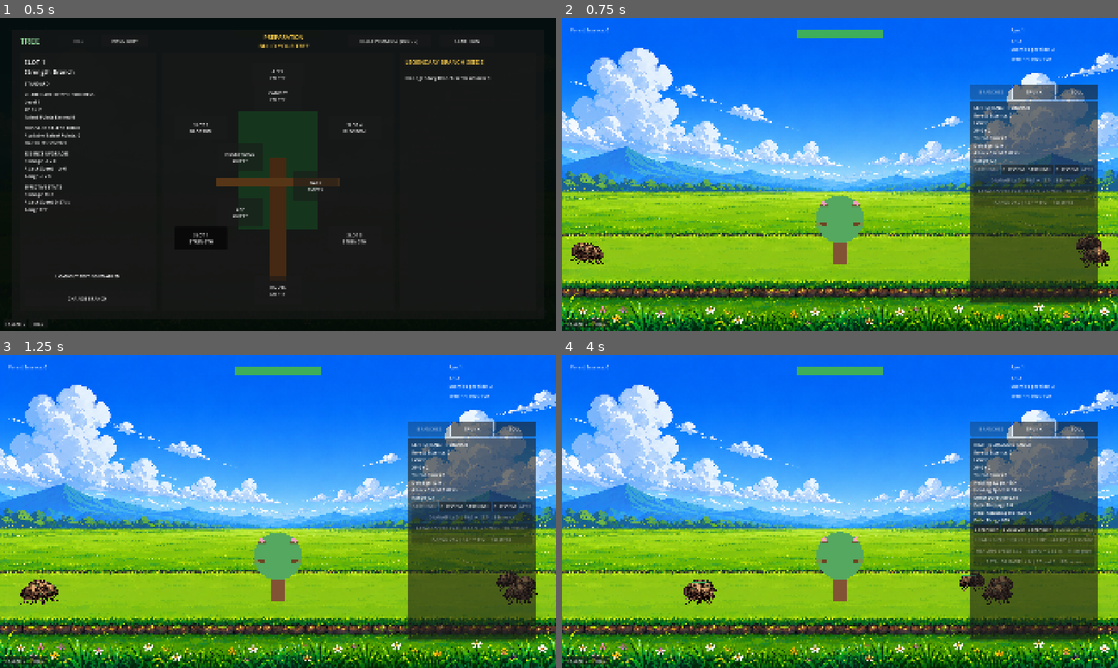
Above: before the commit, frames 1-4 (two rows, left to right).
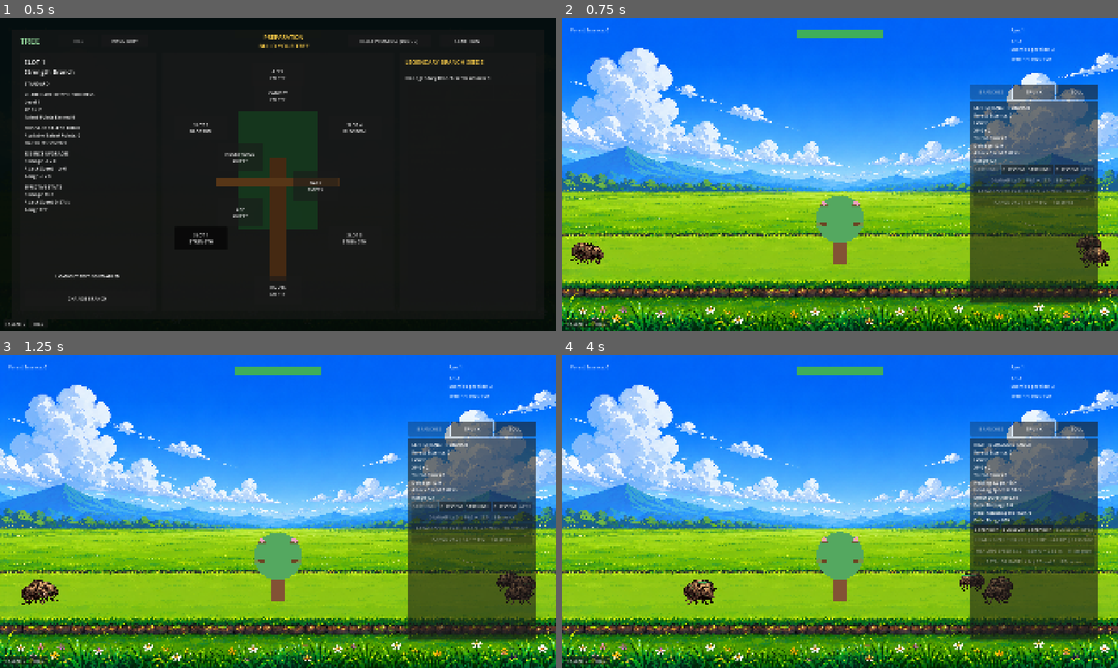
Above: after the commit, the same moments.

Repository: Triggggie/tree-guardian
Game: Godot game, scene res://scenes/main_world.tscn
Same seed, same stepped clock (60 frames per second), same inputs: the game is played once before the commit and once after it.
Inputs:
- Up to frame 1 (0.5 s): no input
- Up to frame 2 (0.75 s): click "START RUN" at 0.5 s
- Up to frame 3 (1.25 s): no input
- Up to frame 4 (4 s): click "BLOSSOM" at 1.25 s; click "STRENGTH" at 2 s; click "STRENGTH" at 2.75 s; click "BLOSSOM" at 3.5 s

Frame 1 is identical in both runs. In frame 2, 0.1% of the frame differs, in the area x 3-97%, y 69-79%; in frame 3, 0.3%; in frame 4, 0.5%, in the area x 21-82%, y 69-80%.

Commit message:
Animate Bark Beetle movement

Diff:
--- a/scenes/enemies/bark_beetle.tscn
+++ b/scenes/enemies/bark_beetle.tscn
@@ -4,7 +4,50 @@
 [ext_resource type="Script" path="res://scripts/enemies/components/enemy_health_component.gd" id="2_health"]
 [ext_resource type="Script" path="res://scripts/enemies/components/enemy_attack_component.gd" id="3_attack"]
 [ext_resource type="Script" path="res://scripts/enemies/components/enemy_movement_component.gd" id="4_movement"]
-[ext_resource type="Texture2D" path="res://resources/enemies/bark_beetle/bark_beetle_v1.png" id="5_bark_beetle_visual"]
+[ext_resource type="Texture2D" path="res://resources/enemies/bark_beetle/animations/bark_beetle_walk_v1.png" id="5_bark_beetle_walk"]
+
+[sub_resource type="AtlasTexture" id="AtlasTexture_walk_0"]
+atlas = ExtResource("5_bark_beetle_walk")
+region = Rect2(256, 0, 256, 256)
+
+[sub_resource type="AtlasTexture" id="AtlasTexture_walk_1"]
+atlas = ExtResource("5_bark_beetle_walk")
+region = Rect2(512, 0, 256, 256)
+
+[sub_resource type="AtlasTexture" id="AtlasTexture_walk_2"]
+atlas = ExtResource("5_bark_beetle_walk")
+region = Rect2(768, 0, 256, 256)
+
+[sub_resource type="AtlasTexture" id="AtlasTexture_walk_3"]
+atlas = ExtResource("5_bark_beetle_walk")
+region = Rect2(1024, 0, 256, 256)
+
+[sub_resource type="AtlasTexture" id="AtlasTexture_walk_4"]
+atlas = ExtResource("5_bark_beetle_walk")
+region = Rect2(1280, 0, 256, 256)
+
+[sub_resource type="SpriteFrames" id="SpriteFrames_bark_beetle_walk"]
+animations = [{
+"frames": [{
+"duration": 1.0,
+"texture": SubResource("AtlasTexture_walk_0")
+}, {
+"duration": 1.0,
+"texture": SubResource("AtlasTexture_walk_1")
+}, {
+"duration": 1.0,
+"texture": SubResource("AtlasTexture_walk_2")
+}, {
+"duration": 1.0,
+"texture": SubResource("AtlasTexture_walk_3")
+}, {
+"duration": 1.0,
+"texture": SubResource("AtlasTexture_walk_4")
+}],
+"loop": true,
+"name": &"walk",
+"speed": 8.0
+}]
 
 [sub_resource type="CircleShape2D" id="CircleShape2D_oij6s"]
 radius = 32.0
@@ -34,11 +77,12 @@
 
 [node name="Visual" type="Node2D" parent="." unique_id=296908097]
 
-[node name="BarkBeetleSprite" type="Sprite2D" parent="Visual"]
+[node name="BarkBeetleSprite" type="AnimatedSprite2D" parent="Visual"]
 texture_filter = 1
 position = Vector2(0, -33)
 scale = Vector2(0.474, 0.474)
-texture = ExtResource("5_bark_beetle_visual")
+sprite_frames = SubResource("SpriteFrames_bark_beetle_walk")
+animation = &"walk"
 flip_h = true
 
 [node name="CollisionShape2D" type="CollisionShape2D" parent="." unique_id=1226018101]
--- a/scripts/bark_beetle.gd
+++ b/scripts/bark_beetle.gd
@@ -4,6 +4,7 @@
 const FOREST_ESSENCE_SCENE: PackedScene = preload(
 	"res://scenes/drops/forest_essence.tscn"
 )
+const WALK_VELOCITY_EPSILON: float = 0.1
 
 
 @export_category("Movement")
@@ -47,8 +48,8 @@
 @onready var movement_component: EnemyMovementComponent = (
 	$MovementComponent
 )
-@onready var visual_sprite: Sprite2D = (
-	get_node_or_null("Visual/BarkBeetleSprite") as Sprite2D
+@onready var visual_sprite: AnimatedSprite2D = (
+	get_node_or_null("Visual/BarkBeetleSprite") as AnimatedSprite2D
 )
 @onready var health_bar: ProgressBar = $HealthBar
 
@@ -373,21 +374,25 @@
 func _physics_process(delta: float) -> void:
 	if is_dying:
 		movement_component.stop()
+		update_walk_animation()
 		return
 
 	if not combat_enabled:
 		movement_component.stop()
 		stop_attacking()
+		update_walk_animation()
 		return
 
 	if not movement_component.is_formation_configured():
 		movement_component.stop()
 		stop_attacking()
+		update_walk_animation()
 		return
 
 	if not is_instance_valid(target_tree):
 		movement_component.stop()
 		stop_attacking()
+		update_walk_animation()
 		return
 
 	var current_column: int = get_current_queue_column()
@@ -397,6 +402,7 @@
 			current_column
 		)
 	)
+	update_walk_animation()
 
 	if not reached_queue_position:
 		stop_attacking()
@@ -406,6 +412,19 @@
 		start_attacking()
 	else:
 		stop_attacking()
+
+
+func update_walk_animation() -> void:
+	if not is_instance_valid(visual_sprite):
+		return
+
+	if abs(velocity.x) > WALK_VELOCITY_EPSILON:
+		if not visual_sprite.is_playing():
+			visual_sprite.play(&"walk")
+		return
+
+	visual_sprite.pause()
+	visual_sprite.set_frame_and_progress(0, 0.0)
 
 
 func get_current_queue_column() -> int:
Binary file added: resources/enemies/bark_beetle/animations/bark_beetle_walk_v1.png
Not shown, added: resources/enemies/bark_beetle/animations/bark_beetle_walk_v1.png.import
